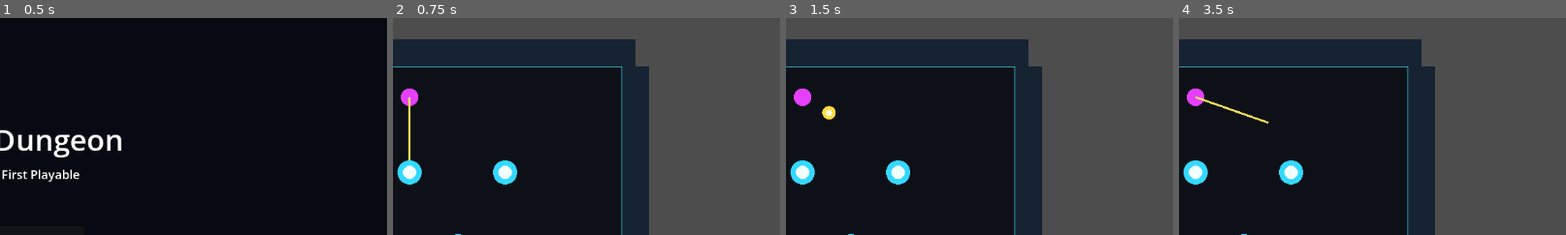
Above: before the commit, frames 1-4 (left to right).
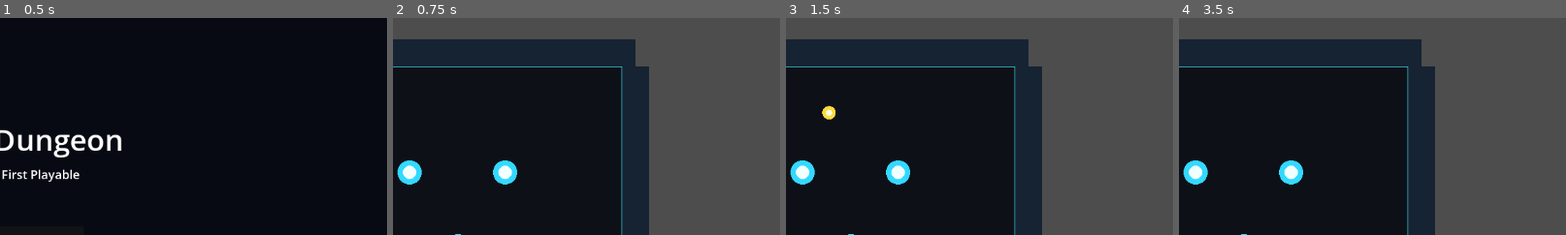
Above: after the commit, the same moments.

Repository: testBP0612/NanoDungeon
Game: Godot game, scene res://Scenes/MainMenu.tscn
Two runs of this game, one before a commit and one after it. Both use one fixed random seed, a clock stepped at 60 frames per second and the inputs below.
Inputs (mouse positions are % of the whole screen's width and height, from its top left):
- Up to frame 1 (0.5 s): no input
- Up to frame 2 (0.75 s): click "開始" at 0.5 s
- Up to frame 3 (1.5 s): tap Enter at 1.25 s; move the mouse to (72, 45) at 1.27 s; click (72, 45) at 1.42 s
- Up to frame 4 (3.5 s): tap Space at 2 s; move the mouse to (30, 55) at 2.02 s; click (30, 55) at 2.17 s; move the mouse to (60, 28) at 2.77 s; click (60, 28) at 2.92 s
The pictures show only the part of the screen within x 42-92%, y 0-50%; the shares and areas given below are measured in that part.

Frame 1 is identical in both runs. In frame 2, 0.5% of the frame differs, in the area x 2-7%, y 32-66%; in frame 3, 0.3%; in frame 4, 0.5%, in the area x 2-24%, y 32-49%.

Commit message:
Refactor Phase 1 battle architecture

Diff:
--- a/Scenes/Battle.tscn
+++ b/Scenes/Battle.tscn
@@ -1,6 +1,158 @@
-[gd_scene load_steps=2 format=3]
+[gd_scene load_steps=8 format=3]
 
 [ext_resource type="Script" path="res://Scripts/Battle.gd" id="1_battle"]
 
+[sub_resource type="RectangleShape2D" id="RectangleShape2D_left_wall"]
+size = Vector2(40, 608)
+
+[sub_resource type="RectangleShape2D" id="RectangleShape2D_right_wall"]
+size = Vector2(40, 608)
+
+[sub_resource type="RectangleShape2D" id="RectangleShape2D_top_wall"]
+size = Vector2(672, 40)
+
+[sub_resource type="RectangleShape2D" id="RectangleShape2D_bottom_sensor"]
+size = Vector2(632, 52)
+
+[sub_resource type="StyleBoxEmpty" id="StyleBoxEmpty_transparent"]
+
+[sub_resource type="StyleBoxFlat" id="StyleBoxFlat_field_fill"]
+bg_color = Color(0.055, 0.065, 0.095, 1)
+
 [node name="Battle" type="Node2D"]
 script = ExtResource("1_battle")
+
+[node name="PinballField" type="Node2D" parent="."]
+
+[node name="FieldFill" type="Polygon2D" parent="PinballField"]
+color = Color(0.055, 0.065, 0.095, 1)
+polygon = PackedVector2Array(196, 72, 828, 72, 828, 680, 196, 680)
+
+[node name="FieldBorder" type="Line2D" parent="PinballField"]
+points = PackedVector2Array(196, 72, 828, 72, 828, 680, 196, 680, 196, 72)
+width = 2.0
+default_color = Color(0.25, 0.95, 1, 1)
+
+[node name="Walls" type="Node2D" parent="PinballField"]
+
+[node name="LeftWall" type="StaticBody2D" parent="PinballField/Walls"]
+position = Vector2(176, 376)
+
+[node name="CollisionShape2D" type="CollisionShape2D" parent="PinballField/Walls/LeftWall"]
+shape = SubResource("RectangleShape2D_left_wall")
+
+[node name="Visual" type="Polygon2D" parent="PinballField/Walls/LeftWall"]
+color = Color(0.09, 0.14, 0.2, 1)
+polygon = PackedVector2Array(-20, -304, 20, -304, 20, 304, -20, 304)
+
+[node name="RightWall" type="StaticBody2D" parent="PinballField/Walls"]
+position = Vector2(848, 376)
+
+[node name="CollisionShape2D" type="CollisionShape2D" parent="PinballField/Walls/RightWall"]
+shape = SubResource("RectangleShape2D_right_wall")
+
+[node name="Visual" type="Polygon2D" parent="PinballField/Walls/RightWall"]
+color = Color(0.09, 0.14, 0.2, 1)
+polygon = PackedVector2Array(-20, -304, 20, -304, 20, 304, -20, 304)
+
+[node name="TopWall" type="StaticBody2D" parent="PinballField/Walls"]
+position = Vector2(512, 52)
+
+[node name="CollisionShape2D" type="CollisionShape2D" parent="PinballField/Walls/TopWall"]
+shape = SubResource("RectangleShape2D_top_wall")
+
+[node name="Visual" type="Polygon2D" parent="PinballField/Walls/TopWall"]
+color = Color(0.09, 0.14, 0.2, 1)
+polygon = PackedVector2Array(-336, -20, 336, -20, 336, 20, -336, 20)
+
+[node name="PegContainer" type="Node2D" parent="PinballField"]
+
+[node name="BottomSensor" type="Area2D" parent="PinballField"]
+position = Vector2(512, 706)
+
+[node name="CollisionShape2D" type="CollisionShape2D" parent="PinballField/BottomSensor"]
+shape = SubResource("RectangleShape2D_bottom_sensor")
+
+[node name="Launcher" type="Node2D" parent="PinballField"]
+position = Vector2(512, 118)
+
+[node name="BallContainer" type="Node2D" parent="PinballField"]
+
+[node name="BattleUI" type="CanvasLayer" parent="."]
+
+[node name="UIRoot" type="Control" parent="BattleUI"]
+layout_mode = 3
+anchors_preset = 15
+anchor_right = 1.0
+anchor_bottom = 1.0
+grow_horizontal = 2
+grow_vertical = 2
+mouse_filter = 2
+theme_override_styles/panel = SubResource("StyleBoxEmpty_transparent")
+
+[node name="PlayerHPLabel" type="Label" parent="BattleUI/UIRoot"]
+offset_left = 24.0
+offset_top = 24.0
+offset_right = 264.0
+offset_bottom = 52.0
+mouse_filter = 2
+theme_override_font_sizes/font_size = 18
+
+[node name="EnemyHPLabel" type="Label" parent="BattleUI/UIRoot"]
+offset_left = 24.0
+offset_top = 56.0
+offset_right = 384.0
+offset_bottom = 84.0
+mouse_filter = 2
+theme_override_font_sizes/font_size = 18
+
+[node name="RoundLabel" type="Label" parent="BattleUI/UIRoot"]
+offset_left = 24.0
+offset_top = 88.0
+offset_right = 244.0
+offset_bottom = 116.0
+mouse_filter = 2
+theme_override_font_sizes/font_size = 18
+
+[node name="DamageLabel" type="Label" parent="BattleUI/UIRoot"]
+offset_left = 24.0
+offset_top = 120.0
+offset_right = 284.0
+offset_bottom = 148.0
+mouse_filter = 2
+theme_override_font_sizes/font_size = 18
+
+[node name="BallsLabel" type="Label" parent="BattleUI/UIRoot"]
+offset_left = 24.0
+offset_top = 152.0
+offset_right = 284.0
+offset_bottom = 180.0
+mouse_filter = 2
+theme_override_font_sizes/font_size = 18
+
+[node name="StatusLabel" type="Label" parent="BattleUI/UIRoot"]
+offset_left = 260.0
+offset_top = 698.0
+offset_right = 764.0
+offset_bottom = 734.0
+mouse_filter = 2
+theme_override_font_sizes/font_size = 20
+horizontal_alignment = 1
+
+[node name="RestartButton" type="Button" parent="BattleUI/UIRoot"]
+visible = false
+offset_left = 382.0
+offset_top = 356.0
+offset_right = 502.0
+offset_bottom = 398.0
+mouse_filter = 0
+text = "重來"
+
+[node name="MenuButton" type="Button" parent="BattleUI/UIRoot"]
+visible = false
+offset_left = 522.0
+offset_top = 356.0
+offset_right = 642.0
+offset_bottom = 398.0
+mouse_filter = 0
+text = "主選單"
--- a/Scripts/Battle.gd
+++ b/Scripts/Battle.gd
@@ -4,6 +4,8 @@
 
 const BALL_SCENE := preload("res://Scenes/Ball.tscn")
 const PEG_SCENE := preload("res://Scenes/Peg.tscn")
+const ROUND_CONTEXT_SCRIPT := preload("res://Scripts/RoundContext.gd")
+const EFFECT_RESOLVER_SCRIPT := preload("res://Scripts/EffectResolver.gd")
 
 var state := BattleState.INIT
 var player_config: Dictionary = {}
@@ -13,33 +15,27 @@
 var enemy_hp := 0
 var enemy_max_hp := 0
 var round_index := 0
-var round_damage := 0
-var last_settled_damage := 0
-var enemy_acted_this_settlement := false
-var balls_remaining := 0
-var balls_in_play := 0
 var launcher_position := Vector2(512, 118)
-
-var field: Node2D
-var peg_container: Node2D
-var ball_container: Node2D
-var bottom_sensor: Area2D
-var ui_root: Control
-var player_hp_label: Label
-var enemy_hp_label: Label
-var round_label: Label
-var damage_label: Label
-var balls_label: Label
-var status_label: Label
-var restart_button: Button
-var menu_button: Button
+var round_context: RefCounted = ROUND_CONTEXT_SCRIPT.new()
+var effect_resolver: RefCounted = EFFECT_RESOLVER_SCRIPT.new()
+
+@onready var peg_container: Node2D = $PinballField/PegContainer
+@onready var ball_container: Node2D = $PinballField/BallContainer
+@onready var bottom_sensor: Area2D = $PinballField/BottomSensor
+@onready var player_hp_label: Label = $BattleUI/UIRoot/PlayerHPLabel
+@onready var enemy_hp_label: Label = $BattleUI/UIRoot/EnemyHPLabel
+@onready var round_label: Label = $BattleUI/UIRoot/RoundLabel
+@onready var damage_label: Label = $BattleUI/UIRoot/DamageLabel
+@onready var balls_label: Label = $BattleUI/UIRoot/BallsLabel
+@onready var status_label: Label = $BattleUI/UIRoot/StatusLabel
+@onready var restart_button: Button = $BattleUI/UIRoot/RestartButton
+@onready var menu_button: Button = $BattleUI/UIRoot/MenuButton
 
 
 func _ready() -> void:
 	RunState.ensure_run_started()
 	_load_definitions()
-	_build_field()
-	_build_ui()
+	_connect_scene_nodes()
 	_spawn_pegs()
 	enemy_hp = int(enemy_def["hp"])
 	enemy_max_hp = enemy_hp
@@ -59,8 +55,6 @@
 
 
 func _draw() -> void:
-	draw_rect(Rect2(Vector2(196, 72), Vector2(632, 608)), Color(0.055, 0.065, 0.095), true)
-	draw_rect(Rect2(Vector2(196, 72), Vector2(632, 608)), Color(0.25, 0.95, 1.0), false, 2.0)
 	draw_circle(launcher_position, 13.0, Color(0.9, 0.25, 1.0))
 
 	if state == BattleState.AIMING:
@@ -77,111 +71,10 @@
 	enemy_def = DataLoader.get_enemy(RunState.current_battle_index)
 
 
-func _build_field() -> void:
-	field = Node2D.new()
-	field.name = "PinballField"
-	add_child(field)
-
-	var walls := Node2D.new()
-	walls.name = "Walls"
-	field.add_child(walls)
-	_add_wall(walls, "LeftWall", Vector2(176, 376), Vector2(40, 608))
-	_add_wall(walls, "RightWall", Vector2(848, 376), Vector2(40, 608))
-	_add_wall(walls, "TopWall", Vector2(512, 52), Vector2(672, 40))
-
-	peg_container = Node2D.new()
-	peg_container.name = "PegContainer"
-	field.add_child(peg_container)
-
-	bottom_sensor = Area2D.new()
-	bottom_sensor.name = "BottomSensor"
-	bottom_sensor.position = Vector2(512, 706)
-	var bottom_shape := CollisionShape2D.new()
-	var rect := RectangleShape2D.new()
-	rect.size = Vector2(632, 52)
-	bottom_shape.shape = rect
-	bottom_sensor.add_child(bottom_shape)
+func _connect_scene_nodes() -> void:
 	bottom_sensor.body_entered.connect(_on_bottom_sensor_body_entered)
-	field.add_child(bottom_sensor)
-
-	var launcher := Node2D.new()
-	launcher.name = "Launcher"
-	launcher.position = launcher_position
-	field.add_child(launcher)
-
-	ball_container = Node2D.new()
-	ball_container.name = "BallContainer"
-	field.add_child(ball_container)
-
-
-func _build_ui() -> void:
-	var canvas := CanvasLayer.new()
-	canvas.name = "BattleUI"
-	add_child(canvas)
-
-	ui_root = Control.new()
-	ui_root.set_anchors_preset(Control.PRESET_FULL_RECT)
-	ui_root.mouse_filter = Control.MOUSE_FILTER_IGNORE
-	canvas.add_child(ui_root)
-
-	player_hp_label = _make_label(Vector2(24, 24), Vector2(240, 28), 18)
-	enemy_hp_label = _make_label(Vector2(24, 56), Vector2(360, 28), 18)
-	round_label = _make_label(Vector2(24, 88), Vector2(220, 28), 18)
-	damage_label = _make_label(Vector2(24, 120), Vector2(260, 28), 18)
-	balls_label = _make_label(Vector2(24, 152), Vector2(260, 28), 18)
-	status_label = _make_label(Vector2(260, 698), Vector2(504, 36), 20)
-	status_label.horizontal_alignment = HORIZONTAL_ALIGNMENT_CENTER
-
-	restart_button = Button.new()
-	restart_button.text = "重來"
-	restart_button.position = Vector2(382, 356)
-	restart_button.size = Vector2(120, 42)
-	restart_button.mouse_filter = Control.MOUSE_FILTER_STOP
-	restart_button.visible = false
 	restart_button.pressed.connect(_on_restart_pressed)
-	ui_root.add_child(restart_button)
-
-	menu_button = Button.new()
-	menu_button.text = "主選單"
-	menu_button.position = Vector2(522, 356)
-	menu_button.size = Vector2(120, 42)
-	menu_button.mouse_filter = Control.MOUSE_FILTER_STOP
-	menu_button.visible = false
 	menu_button.pressed.connect(_on_menu_pressed)
-	ui_root.add_child(menu_button)
-
-
-func _make_label(position: Vector2, size: Vector2, font_size: int) -> Label:
-	var label := Label.new()
-	label.position = position
-	label.size = size
-	label.mouse_filter = Control.MOUSE_FILTER_IGNORE
-	label.add_theme_font_size_override("font_size", font_size)
-	ui_root.add_child(label)
-	return label
-
-
-func _add_wall(parent: Node, wall_name: String, position: Vector2, size: Vector2) -> void:
-	var body := StaticBody2D.new()
-	body.name = wall_name
-	body.position = position
-
-	var collision := CollisionShape2D.new()
-	var rect := RectangleShape2D.new()
-	rect.size = size
-	collision.shape = rect
-	body.add_child(collision)
-
-	var visual := Polygon2D.new()
-	visual.color = Color(0.09, 0.14, 0.2)
-	visual.polygon = PackedVector2Array([
-		Vector2(-size.x * 0.5, -size.y * 0.5),
-		Vector2(size.x * 0.5, -size.y * 0.5),
-		Vector2(size.x * 0.5, size.y * 0.5),
-		Vector2(-size.x * 0.5, size.y * 0.5),
-	])
-	body.add_child(visual)
-	parent.add_child(body)
 
 
 func _spawn_pegs() -> void:
@@ -203,31 +96,31 @@
 		peg.configure("normal_peg", normal_peg_def)
 
 
-func _transition_to(next_state: BattleState) -> void:
+func _transition_to(next_state: BattleState, message := "") -> void:
 	state = next_state
 	match state:
 		BattleState.ROUND_START:
 			_begin_round()
+		BattleState.AIMING:
+			status_label.text = "瞄準後點擊發射"
 		BattleState.SETTLE:
 			_settle_round()
 		BattleState.ENEMY_TURN:
 			_enemy_turn()
 		BattleState.CHECK:
 			_check_battle_end()
+		BattleState.ENDED:
+			_show_end_state(message)
 
 
 func _begin_round() -> void:
 	round_index += 1
-	round_damage = 0
-	last_settled_damage = 0
-	balls_remaining = RunState.balls_per_round
-	balls_in_play = 0
-	status_label.text = "瞄準後點擊發射"
+	round_context.start_round(RunState.balls_per_round)
 	_transition_to(BattleState.AIMING)
 
 
 func _fire_ball() -> void:
-	if balls_remaining <= 0:
+	if round_context.balls_remaining <= 0:
 		return
 
 	var ball := BALL_SCENE.instantiate()
@@ -237,10 +130,10 @@
 	ball.peg_hit.connect(_on_ball_peg_hit)
 	ball.recovered.connect(_on_ball_recovered)
 
-	balls_remaining -= 1
-	balls_in_play += 1
+	round_context.balls_remaining -= 1
+	round_context.balls_in_play += 1
 	status_label.text = "球飛行中"
-	state = BattleState.LAUNCHED
+	_transition_to(BattleState.LAUNCHED)
 	ball.launch(_aim_direction())
 	_update_ui()
 
@@ -256,20 +149,19 @@
 
 func _on_ball_peg_hit(peg_id: String) -> void:
 	var peg_def := DataLoader.get_peg(peg_id)
-	if String(peg_def.get("effect_type", "")) != "damage":
-		return
-	var hit_damage := int(peg_def["base_damage"])
-	round_damage += hit_damage
-	status_label.text = "命中 %s，+%s 傷害" % [String(peg_def["name"]), hit_damage]
+	var result: Dictionary = effect_resolver.apply_peg_effect(peg_def, round_context)
+	var message := String(result.get("message", ""))
+	if not message.is_empty():
+		status_label.text = message
 	_update_ui()
 
 
 func _on_ball_recovered(_ball: RigidBody2D, reason: String) -> void:
-	balls_in_play = max(0, balls_in_play - 1)
+	round_context.balls_in_play = max(0, round_context.balls_in_play - 1)
 	status_label.text = "球已回收：%s" % reason
-	if balls_in_play > 0:
-		return
-	if balls_remaining > 0:
+	if round_context.balls_in_play > 0:
+		return
+	if round_context.balls_remaining > 0:
 		_transition_to(BattleState.AIMING)
 	else:
 		_transition_to(BattleState.SETTLE)
@@ -281,17 +173,16 @@
 
 
 func _settle_round() -> void:
-	last_settled_damage = round_damage
-	enemy_acted_this_settlement = false
-	enemy_hp = max(0, enemy_hp - round_damage)
-	status_label.text = "結算 %s 傷害" % round_damage
+	round_context.mark_settled()
+	enemy_hp = max(0, enemy_hp - round_context.damage_accumulator)
+	status_label.text = "結算 %s 傷害" % round_context.damage_accumulator
 	_transition_to(BattleState.CHECK)
 
 
 func _enemy_turn() -> void:
 	var attack := int(enemy_def["attack"])
 	RunState.damage_player(attack)
-	enemy_acted_this_settlement = true
+	round_context.enemy_acted_this_settlement = true
 	status_label.text = "%s 反擊，玩家 -%s HP" % [String(enemy_def["name"]), attack]
 	_transition_to(BattleState.CHECK)
 
@@ -299,19 +190,18 @@
 func _check_battle_end() -> void:
 	if enemy_hp <= 0:
 		RunState.kills += 1
-		_end_battle("敵人已擊破")
+		_transition_to(BattleState.ENDED, "敵人已擊破")
 		return
 	if RunState.is_player_dead():
-		_end_battle("玩家 HP 歸零")
-		return
-	if not enemy_acted_this_settlement:
+		_transition_to(BattleState.ENDED, "玩家 HP 歸零")
+		return
+	if not round_context.enemy_acted_this_settlement:
 		_transition_to(BattleState.ENEMY_TURN)
 	else:
 		_transition_to(BattleState.ROUND_START)
 
 
-func _end_battle(message: String) -> void:
-	state = BattleState.ENDED
+func _show_end_state(message: String) -> void:
 	status_label.text = message
 	restart_button.visible = true
 	menu_button.visible = true
@@ -323,8 +213,8 @@
 	player_hp_label.text = "玩家 HP：%s / %s" % [RunState.player_hp, RunState.player_max_hp]
 	enemy_hp_label.text = "敵人 HP：%s / %s  %s" % [enemy_hp, enemy_max_hp, String(enemy_def.get("name", ""))]
 	round_label.text = "回合：%s" % round_index
-	damage_label.text = "本回合傷害：%s" % round_damage
-	balls_label.text = "剩餘球：%s｜場上球：%s" % [balls_remaining, balls_in_play]
+	damage_label.text = "本回合傷害：%s" % round_context.damage_accumulator
+	balls_label.text = "剩餘球：%s｜場上球：%s" % [round_context.balls_remaining, round_context.balls_in_play]
 
 
 func _on_restart_pressed() -> void:
--- /dev/null
+++ b/Scripts/EffectResolver.gd
@@ -0,0 +1,21 @@
+extends RefCounted
+
+
+func apply_peg_effect(peg_def: Dictionary, round_context: RefCounted) -> Dictionary:
+	match String(peg_def.get("effect_type", "")):
+		"damage":
+			return _apply_damage_peg(peg_def, round_context)
+		_:
+			return {
+				"damage_added": 0,
+				"message": "",
+			}
+
+
+func _apply_damage_peg(peg_def: Dictionary, round_context: RefCounted) -> Dictionary:
+	var hit_damage := int(peg_def["base_damage"])
+	round_context.add_damage(hit_damage)
+	return {
+		"damage_added": hit_damage,
+		"message": "命中 %s，+%s 傷害" % [String(peg_def["name"]), hit_damage],
+	}
--- /dev/null
+++ b/Scripts/RoundContext.gd
@@ -0,0 +1,30 @@
+extends RefCounted
+
+var damage_accumulator := 0
+var round_multiplier := 1.0
+var highest_single_hit := 0
+var incoming_damage_reduction := 0.0
+var balls_remaining := 0
+var balls_in_play := 0
+var last_settled_damage := 0
+var enemy_acted_this_settlement := false
+
+
+func start_round(ball_count: int) -> void:
+	damage_accumulator = 0
+	round_multiplier = 1.0
+	highest_single_hit = 0
+	incoming_damage_reduction = 0.0
+	balls_remaining = ball_count
+	balls_in_play = 0
+	last_settled_damage = 0
+	enemy_acted_this_settlement = false
+
+
+func add_damage(amount: int) -> void:
+	damage_accumulator += amount
+
+
+func mark_settled() -> void:
+	last_settled_damage = damage_accumulator
+	enemy_acted_this_settlement = false
Not shown, added: Scripts/EffectResolver.gd.uid
Not shown, added: Scripts/RoundContext.gd.uid
Not shown, changed: CHANGELOG.md
Not shown, added: Codex/01b_REFACTOR.md
Not shown, changed: OPEN_QUESTIONS.md
Not shown, changed: PROGRESS_REPORT.md
Not shown, changed: ROADMAP.md
Not shown, changed: WORK_PLAN.md
